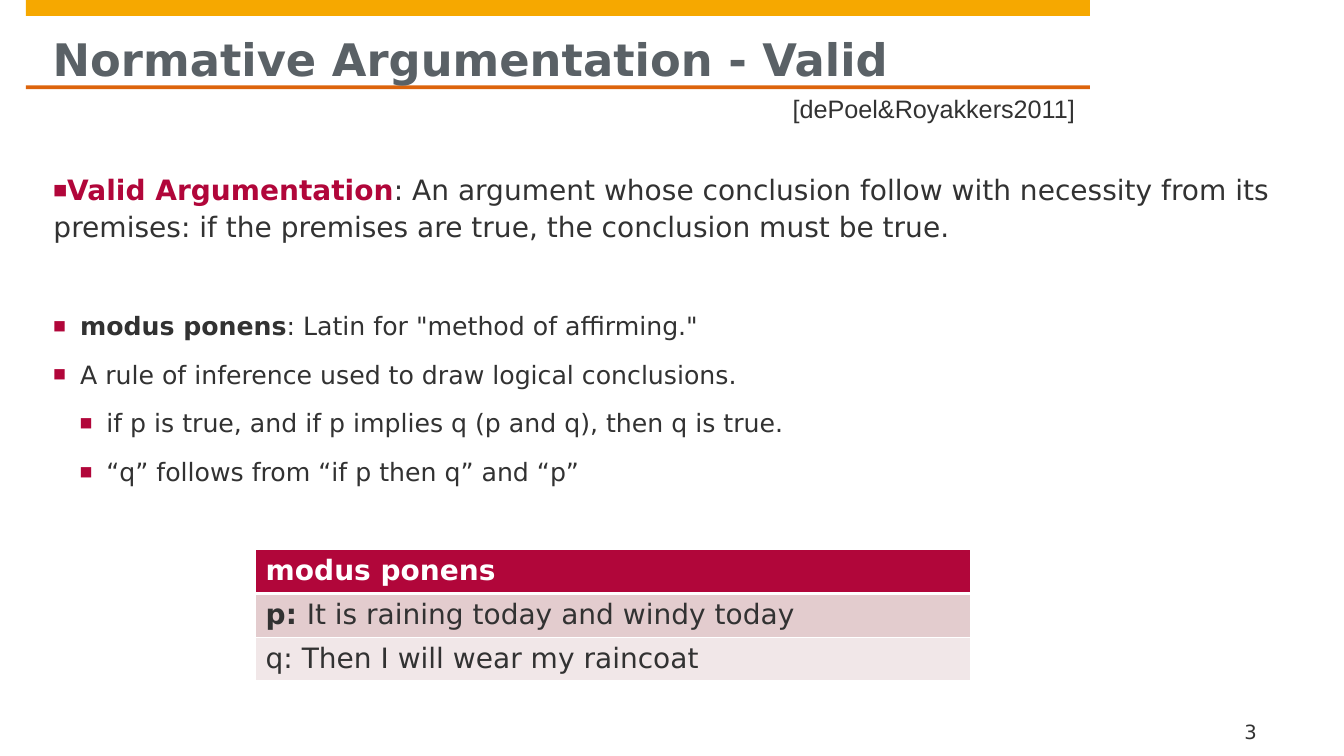
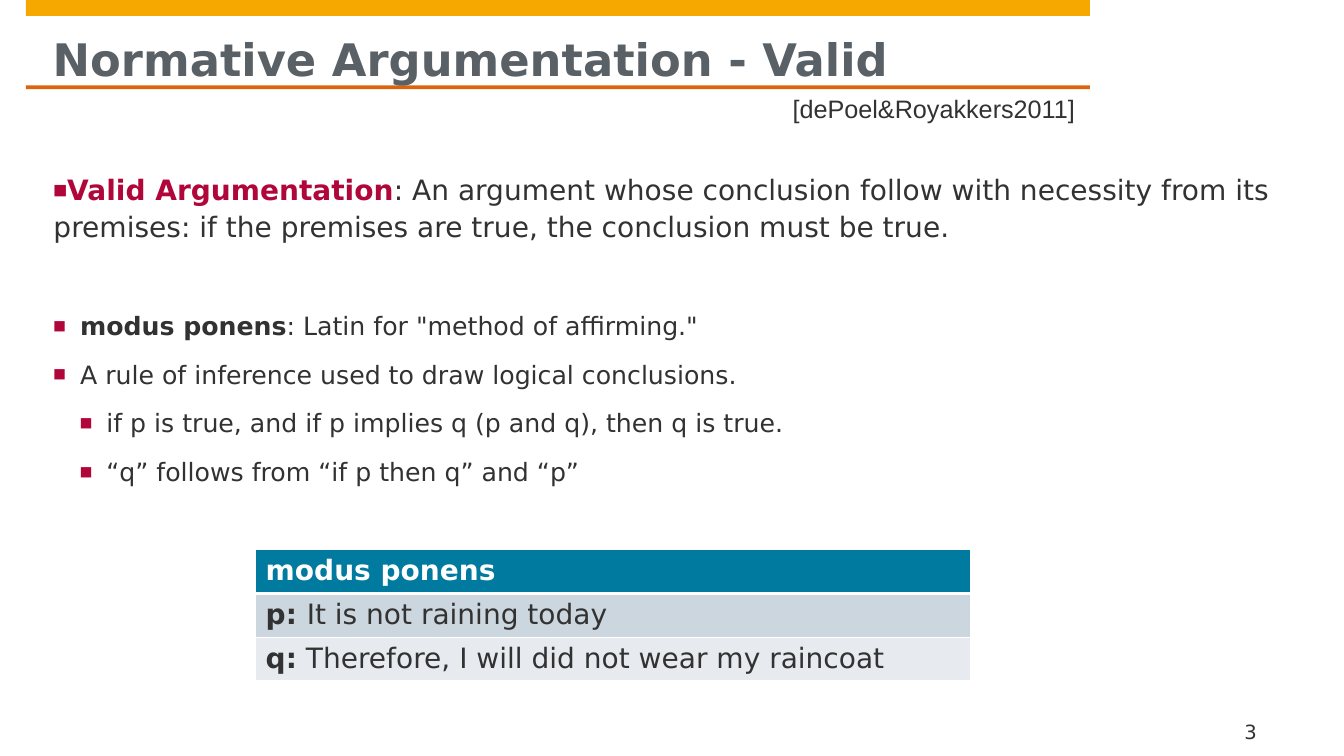
Before and after one commit to hpi-sam/Responsible-AI, a slide deck: slide 3 of 6. Normative Argumentation.pptx. Drawn at 1344x756 pixels with LibreOffice and Linux fonts; fonts in the diff are those of the drawing; background and template pictures are left out. Boxes give left, top, right and bottom in pixels: in the first picture for what was removed or moved away, otherwise in the second. Text is boxed around its words. In the diff, an @@ line names an element or a change of style, - is before the commit and + after.

```diff
--- a/6. Normative Argumentation.pptx
+++ b/6. Normative Argumentation.pptx
@@ table at [256, 551, 972, 682] @@
-row 2, column 1: p: It is raining today and windy today
+row 2, column 1: p: It is not raining today
-row 3, column 1: q: Then I will wear my raincoat
+row 3, column 1: q: Therefore, I will did not wear my raincoat
@@ fill #B1063A to #007A9E in row 1, column 1 @@
@@ fill #E4CCCE to #CCD7DF in row 2, column 1 @@
@@ fill #F2E7E8 to #E7ECF0 in row 3, column 1 @@
```
Also in this commit, not shown: 1 other slide changed.
